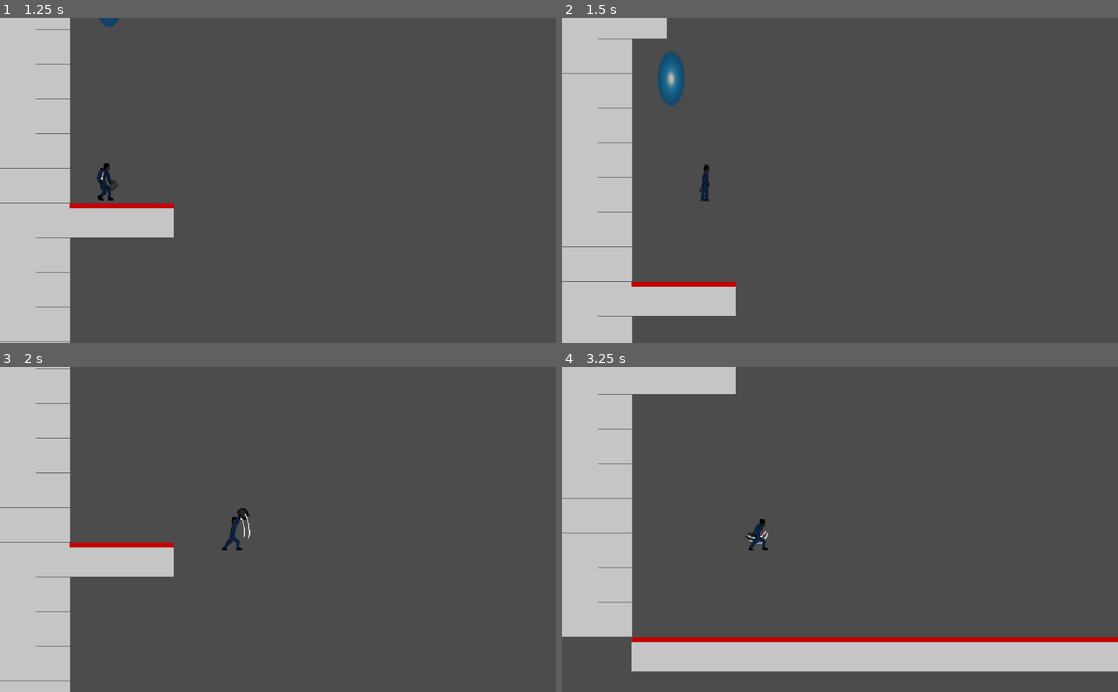
Above: before the commit, frames 1-4 (two rows, left to right).
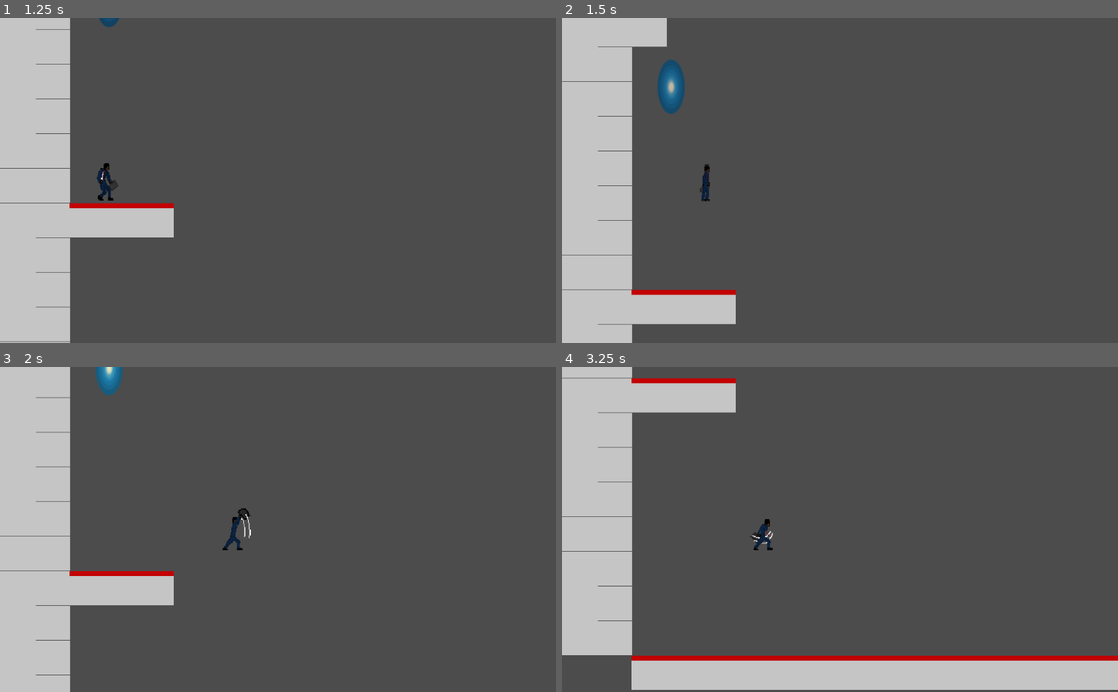
Above: after the commit, the same moments.

Repository: mbuzil/Jellyfish-Rangers-Time-Crunch
Game: Godot game, scene res://levels/Level6.tscn
Same seed, same stepped clock (60 frames per second), same inputs: the game is played once before the commit and once after it.
Inputs:
- Up to frame 1 (1.25 s): hold D (right) from 0.53 s (still down); hold W (jump) from 0.53 s (still down)
- Up to frame 2 (1.5 s): keep holding D (right); release W (jump) at 1.28 s; tap Space (attack) at 1.35 s
- Up to frame 3 (2 s): keep holding D (right); tap W (jump) at 1.52, 1.55, 1.82 s
- Up to frame 4 (3.25 s): release D (right) at 2.03 s; hold A (left) 2.03-2.78 s; hold W (jump) 2.03-2.78 s; hold D (right) from 2.78 s (still down); tap Space (attack) at 2.85 s; tap W (jump) at 3.02, 3.05 s

Frame 1 is identical in both runs. In frame 2, 2.2% of the frame differs, in the area x 0-32%, y 6-95%; in frame 3, 4.4%; in frame 4, 15%, in the area x 0-100%, y 0-100%.

Commit message:
Update Player.gd

Diff:
--- a/player/Player.gd
+++ b/player/Player.gd
@@ -13,10 +13,10 @@
 export var max_move = 300
 
 export var jump_speed = 100
-export var max_jump = 1000
+export var max_jump = 1075
 
 export var leap_speed = 100
-export var max_leap = 1000
+export var max_leap = 1075
 
 var moving = false
 var is_jumping = false
